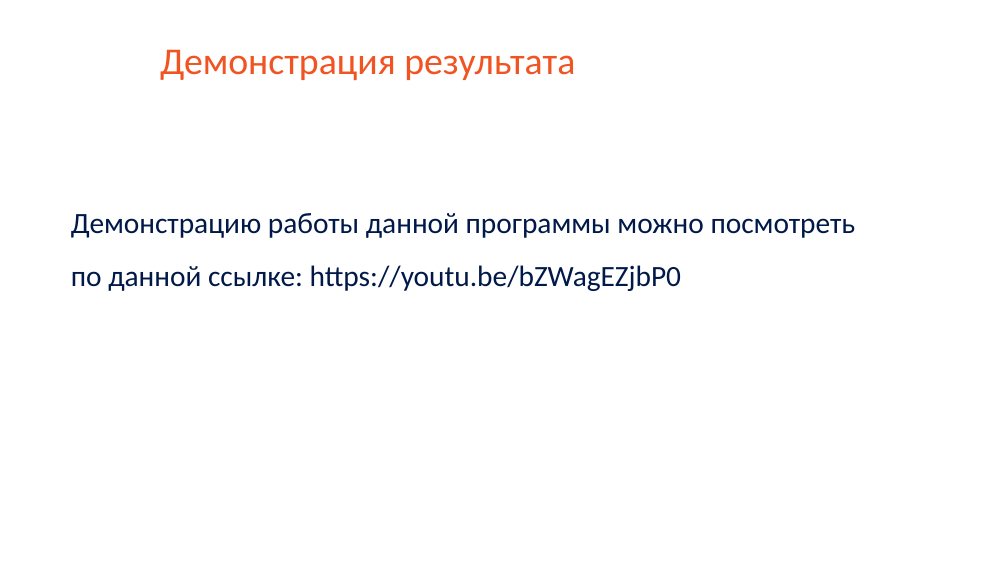
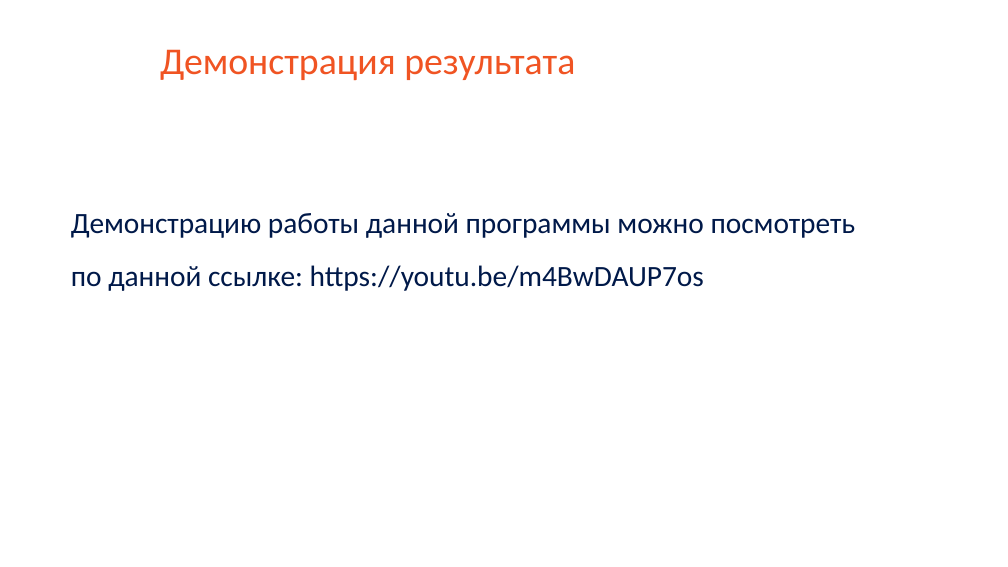
Before and after one commit to saaasssska/helper_by_school, a slide deck: slide 8 of Documentation/10-_22.02._._.pptx. Drawn at 1008x567 pixels with LibreOffice and Linux fonts; fonts in the diff are those of the drawing; background and template pictures are left out. Boxes give left, top, right and bottom in pixels: in the first picture for what was removed or moved away, otherwise in the second. Text is boxed around its words. In the diff, an @@ line names an element or a change of style, - is before the commit and + after.

```diff
--- a/Documentation/10-_22.02._._.pptx
+++ b/Documentation/10-_22.02._._.pptx
@@ text at (71,213,856,291): text changed @@
-Демонстрацию работы данной программы можно посмотреть по данной ссылке: https://youtu.be/bZWagEZjbP0
+Демонстрацию работы данной программы можно посмотреть по данной ссылке: https://youtu.be/m4BwDAUP7os
```
Also in this commit, not shown: 3 other files.
